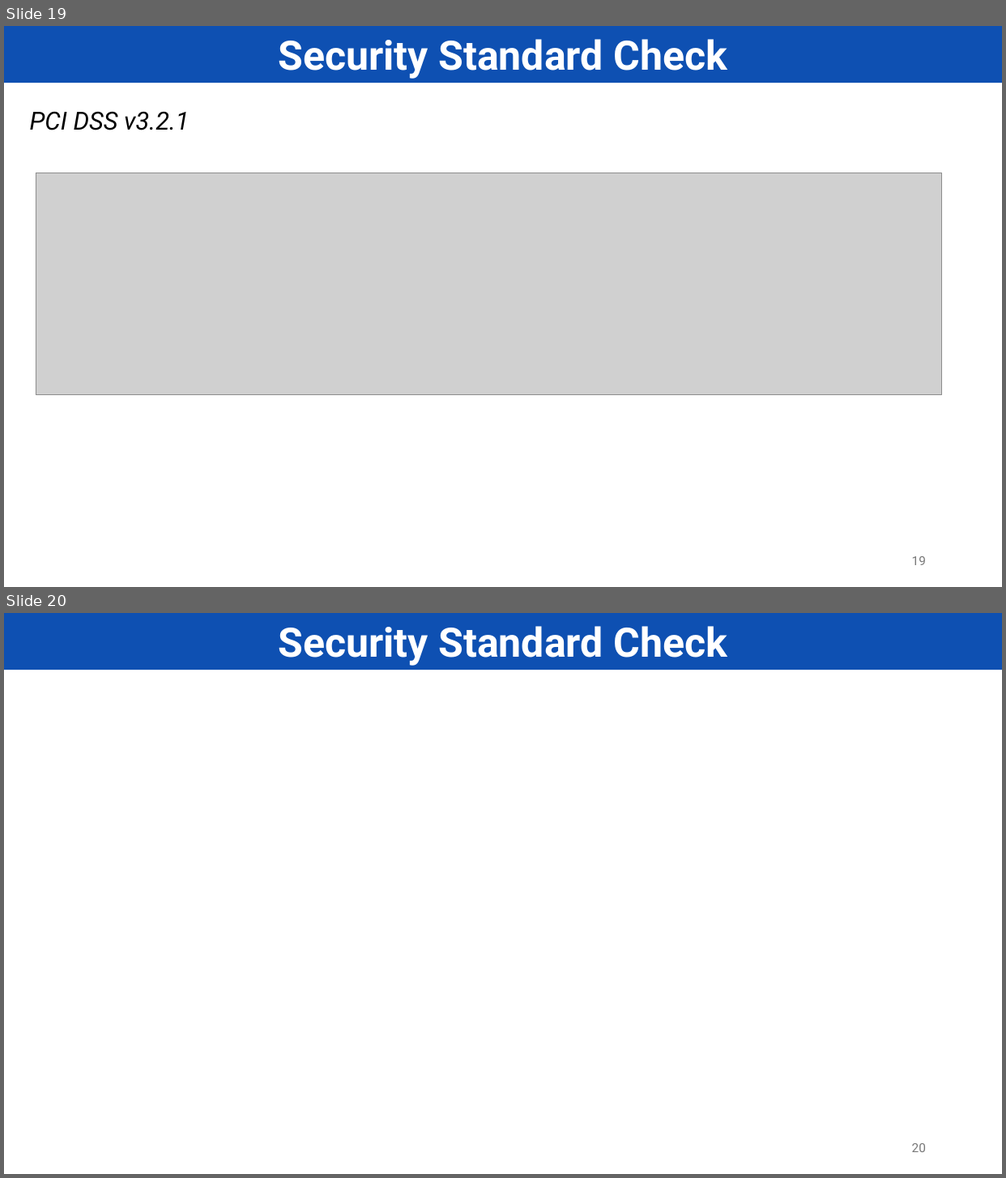
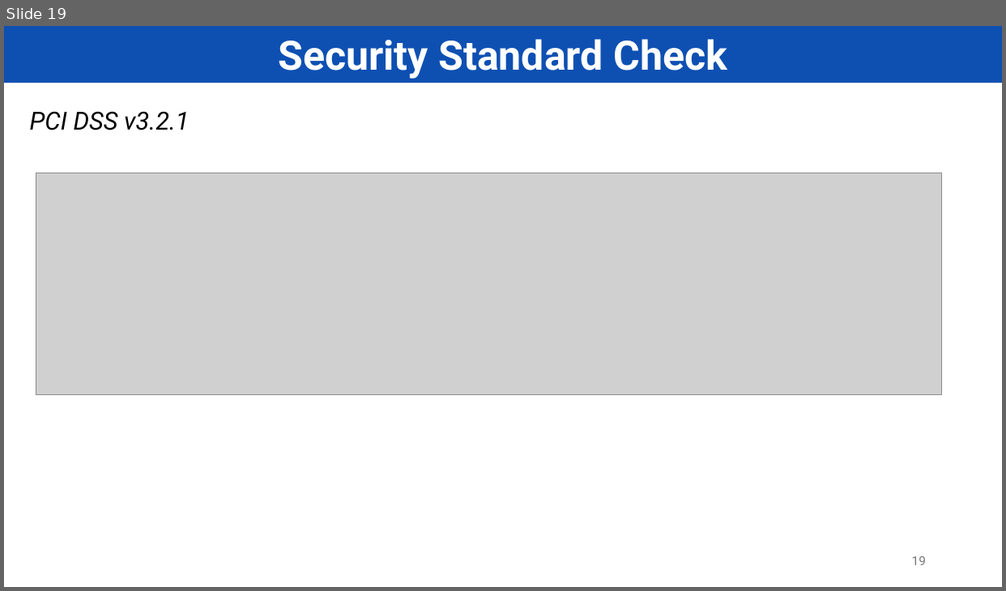
Before and after one commit to PNg-HA/CSPM-with-AWS-Security-Hub, a slide deck: final/ATMNC_DoAn_final.pptx. Shown one above the other, each under a label of ours: slides 19 and 20 before the commit, slide 19 after it. The pictures are 1006x1178 and 1006x591 pixels, drawn with LibreOffice and Linux fonts; fonts in the diff are those of the drawing; grey boxes stand for pictures. Boxes give left, top, right and bottom in pixels: in the first picture for what was removed or moved away, otherwise in the second. Text is boxed around its words. In the diff, an @@ line names an element or a change of style, - is before the commit and + after.

```diff
--- a/final/ATMNC_DoAn_final.pptx
+++ b/final/ATMNC_DoAn_final.pptx
@@ slide 20 removed at <box>4,613,1002,1174</box>, background #FFFFFF @@
@@ rectangle removed at <box>4,613,1002,670</box> @@
-Security Standard Check
@@ page number removed at <box>912,1144,926,1152</box> @@
-20
```
Also in this commit, not shown: 9 slides changed, 3 slides added, 1 other slide removed.
